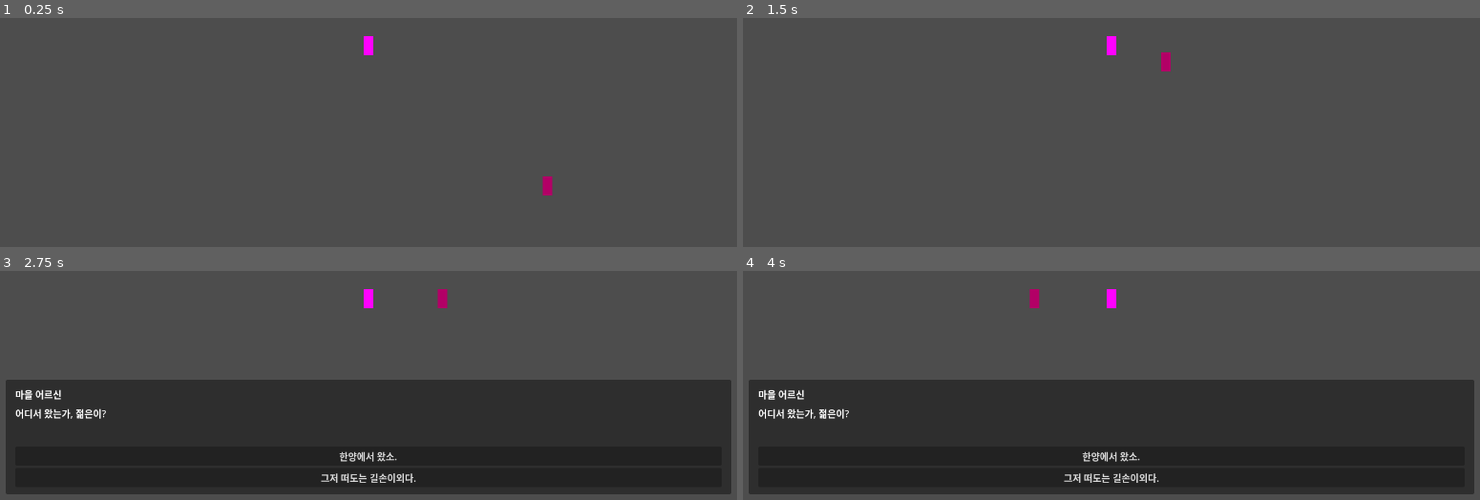
Above: before the commit, frames 1-4 (two rows, left to right).
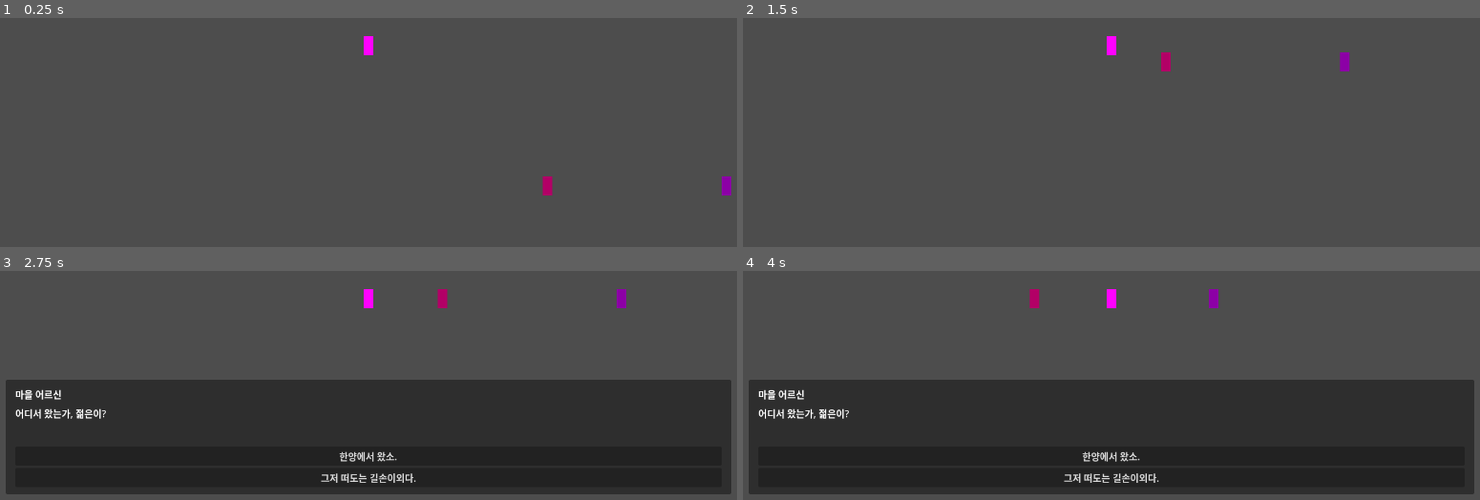
Above: after the commit, the same moments.

Repository: ksjmgrkks/joseon-rpg
Game: Godot game, scene res://scenes/levels/TestLevel.tscn
The game is run twice, just before and just after one commit, with the same random seed, the same clock (stepped at 60 frames per second) and the same inputs. The project has no main scene, so this scene is started directly.
Inputs:
- Up to frame 1 (0.25 s): no input
- Up to frame 2 (1.5 s): hold D (move_right) from 0.53 s (still down); tap J (attack) at 0.6, 1.35 s; tap Space (jump) at 0.77 s
- Up to frame 3 (2.75 s): tap Space (jump) at 1.52 s; release D (move_right) at 2.03 s; hold A (move_left) from 2.03 s (still down); hold E (interact) from 2.03 s (still down); tap J (attack) at 2.3 s
- Up to frame 4 (4 s): release A (move_left) at 2.78 s; release E (interact) at 2.78 s; hold D (move_right) from 2.78 s (still down); tap J (attack) at 2.85, 3.6 s; tap Space (jump) at 3.02, 3.77 s

The runs differ from the first frame. In frame 1, 0.1% of the frame differs, in the area x 97-100%, y 69-78%; in frame 2, 0.1%, in the area x 80-83%, y 15-24%; in frame 3, 0.1%; in frame 4, 0.1%.

Commit message:
feat(phase-1): 전투 기본 시스템 — Hitbox/Hurtbox/HealthComponent + Dummy 적
class_name 컴포넌트 3종:
- scripts/combat/hitbox.gd (Hitbox) — Area2D. activate(duration)으로 짧게 활성. damage·knockback export.
- scripts/combat/hurtbox.gd (Hurtbox) — Area2D. Hitbox와 area_entered 시 hurt(damage, knockback, attacker) 시그널. 같은 부모(=자기 공격)는 무시.
- scripts/combat/health_component.gd (HealthComponent) — hp/max_hp/take_damage/heal + hp_changed·died 시그널. hurtbox_path로 자동 연결.

Player 강화 (Player.tscn + player.gd):
- Hurtbox + AttackHitbox(damage 15, knockback 240) + HealthComponent(max_hp 100) 자식 추가
- 'attack' 입력 시 _do_attack() — 바라보는 방향으로 hitbox 위치 조정 후 0.18초 활성
- HP 변화·사망 콘솔 로그 (사망 시 위치 리셋 + heal, Phase 1 임시)

Dummy 적 (scenes/enemies/Dummy.tscn + scripts/enemies/dummy.gd):
- CharacterBody2D + 중력 + 푸르스름 placeholder + Hurtbox + HealthComponent(max_hp 40)
- 피격 시 ① modulate 빨강 깜빡 ② knockback x 방향 + 살짝 위로 띄움 ③ hp/사망 콘솔 로그 ④ died→queue_free

TestLevel.tscn — Dummy 1체 추가 (x=800)

헤드리스 테스트 (tests/test_combat.{tscn,gd}) — 3건:
① HealthComponent.take_damage hp 차감/하한 0
② Hurtbox→hurt 시그널→HealthComponent 체인 (전체 픽셀 적용)
③ died 시그널 발사

HUMAN_TASKS 🅘 추가 — Phase 1-3 전투 PC 검증 단계.

Co-Authored-By: Claude Opus 4.7 (1M context) <noreply@anthropic.com>

Diff:
--- /dev/null
+++ b/scenes/enemies/Dummy.tscn
@@ -0,0 +1,35 @@
+[gd_scene load_steps=6 format=3]
+
+[ext_resource type="Script" path="res://scripts/enemies/dummy.gd" id="1_dummy"]
+[ext_resource type="Script" path="res://scripts/combat/hurtbox.gd" id="2_hurtbox"]
+[ext_resource type="Script" path="res://scripts/combat/health_component.gd" id="3_health"]
+
+[sub_resource type="RectangleShape2D" id="RectangleShape2D_body"]
+size = Vector2(16, 32)
+
+[sub_resource type="RectangleShape2D" id="RectangleShape2D_hurt"]
+size = Vector2(18, 34)
+
+[sub_resource type="PlaceholderTexture2D" id="PlaceholderTexture2D_dummy"]
+size = Vector2(16, 32)
+
+[node name="Dummy" type="CharacterBody2D"]
+script = ExtResource("1_dummy")
+
+[node name="Sprite2D" type="Sprite2D" parent="."]
+modulate = Color(0.55, 0.55, 0.65, 1)
+texture = SubResource("PlaceholderTexture2D_dummy")
+
+[node name="CollisionShape2D" type="CollisionShape2D" parent="."]
+shape = SubResource("RectangleShape2D_body")
+
+[node name="Hurtbox" type="Area2D" parent="."]
+script = ExtResource("2_hurtbox")
+
+[node name="HurtboxShape" type="CollisionShape2D" parent="Hurtbox"]
+shape = SubResource("RectangleShape2D_hurt")
+
+[node name="HealthComponent" type="Node" parent="."]
+script = ExtResource("3_health")
+max_hp = 40.0
+hurtbox_path = NodePath("../Hurtbox")
--- a/scenes/levels/TestLevel.tscn
+++ b/scenes/levels/TestLevel.tscn
@@ -1,7 +1,8 @@
-[gd_scene load_steps=4 format=3]
+[gd_scene load_steps=5 format=3]
 
 [ext_resource type="PackedScene" path="res://scenes/player/Player.tscn" id="1_player"]
 [ext_resource type="PackedScene" path="res://scenes/npc/Npc.tscn" id="2_npc"]
+[ext_resource type="PackedScene" path="res://scenes/enemies/Dummy.tscn" id="3_dummy"]
 
 [sub_resource type="RectangleShape2D" id="RectangleShape2D_ground"]
 size = Vector2(1280, 32)
@@ -21,3 +22,6 @@
 
 [node name="Villager" parent="." instance=ExtResource("2_npc")]
 position = Vector2(500, 668)
+
+[node name="Dummy" parent="." instance=ExtResource("3_dummy")]
+position = Vector2(800, 668)
--- a/scenes/player/Player.tscn
+++ b/scenes/player/Player.tscn
@@ -1,9 +1,18 @@
-[gd_scene load_steps=4 format=3]
+[gd_scene load_steps=9 format=3]
 
 [ext_resource type="Script" path="res://scripts/player/player.gd" id="1_player"]
+[ext_resource type="Script" path="res://scripts/combat/hurtbox.gd" id="2_hurtbox"]
+[ext_resource type="Script" path="res://scripts/combat/hitbox.gd" id="3_hitbox"]
+[ext_resource type="Script" path="res://scripts/combat/health_component.gd" id="4_health"]
 
 [sub_resource type="RectangleShape2D" id="RectangleShape2D_player"]
 size = Vector2(16, 32)
+
+[sub_resource type="RectangleShape2D" id="RectangleShape2D_hurt"]
+size = Vector2(18, 34)
+
+[sub_resource type="RectangleShape2D" id="RectangleShape2D_hit"]
+size = Vector2(24, 24)
 
 [sub_resource type="PlaceholderTexture2D" id="PlaceholderTexture2D_player"]
 size = Vector2(16, 32)
@@ -16,3 +25,23 @@
 
 [node name="CollisionShape2D" type="CollisionShape2D" parent="."]
 shape = SubResource("RectangleShape2D_player")
+
+[node name="Hurtbox" type="Area2D" parent="."]
+script = ExtResource("2_hurtbox")
+
+[node name="HurtboxShape" type="CollisionShape2D" parent="Hurtbox"]
+shape = SubResource("RectangleShape2D_hurt")
+
+[node name="AttackHitbox" type="Area2D" parent="."]
+position = Vector2(16, 0)
+script = ExtResource("3_hitbox")
+damage = 15.0
+knockback = 240.0
+
+[node name="HitboxShape" type="CollisionShape2D" parent="AttackHitbox"]
+shape = SubResource("RectangleShape2D_hit")
+
+[node name="HealthComponent" type="Node" parent="."]
+script = ExtResource("4_health")
+max_hp = 100.0
+hurtbox_path = NodePath("../Hurtbox")
--- /dev/null
+++ b/scripts/combat/health_component.gd
@@ -0,0 +1,43 @@
+extends Node
+class_name HealthComponent
+##
+## 체력 컴포넌트. 부모 노드(또는 export로 지정된 Hurtbox)에서 발생하는 hurt 시그널을 받아 처리.
+## 시그널: hp_changed(hp, max_hp), died.
+##
+
+signal hp_changed(hp: float, max_hp: float)
+signal died
+
+@export var max_hp: float = 100.0
+@export var hurtbox_path: NodePath
+
+var hp: float
+
+
+func _ready() -> void:
+    hp = max_hp
+    if hurtbox_path != NodePath(""):
+        var hb := get_node_or_null(hurtbox_path) as Hurtbox
+        if hb:
+            hb.hurt.connect(_on_hurt)
+
+
+func _on_hurt(damage: float, _knockback: float, attacker: Node) -> void:
+    take_damage(damage, attacker)
+
+
+## 외부에서도 직접 호출 가능.
+func take_damage(amount: float, _source: Node = null) -> void:
+    if hp <= 0.0:
+        return
+    hp = maxf(0.0, hp - amount)
+    hp_changed.emit(hp, max_hp)
+    if hp <= 0.0:
+        died.emit()
+
+
+func heal(amount: float) -> void:
+    if hp <= 0.0:
+        return
+    hp = minf(max_hp, hp + amount)
+    hp_changed.emit(hp, max_hp)
--- /dev/null
+++ b/scripts/combat/hitbox.gd
@@ -0,0 +1,23 @@
+extends Area2D
+class_name Hitbox
+##
+## 공격 판정 영역. 짧게 활성화 → Hurtbox와 겹치면 데미지 발생.
+## monitorable=true 면 다른 Area2D(Hurtbox)가 area_entered로 이 노드를 감지함.
+##
+
+@export var damage: float = 10.0
+@export var knockback: float = 200.0  # px/s, 양수면 hitbox→target 방향으로 밀려남
+
+
+func _ready() -> void:
+    monitoring = false
+    monitorable = false
+
+
+## 짧은 시간 동안 활성화. 끝나면 비활성으로 복귀.
+func activate(duration: float = 0.15) -> void:
+    monitoring = true
+    monitorable = true
+    await get_tree().create_timer(duration).timeout
+    monitoring = false
+    monitorable = false
--- /dev/null
+++ b/scripts/combat/hurtbox.gd
@@ -0,0 +1,28 @@
+extends Area2D
+class_name Hurtbox
+##
+## 피격 판정 영역. Hitbox와 겹치면 hurt 시그널 발사.
+## 같은 부모의 Hitbox(=자기 자신의 공격)는 무시.
+##
+
+signal hurt(damage: float, knockback: float, attacker: Node)
+
+
+func _ready() -> void:
+    monitoring = true
+    monitorable = true
+    area_entered.connect(_on_area_entered)
+
+
+func _on_area_entered(area: Area2D) -> void:
+    if not (area is Hitbox):
+        return
+    # 같은 부모(=자기 자신)의 hitbox는 무시
+    if area.get_parent() == get_parent():
+        return
+    var hb := area as Hitbox
+    var attacker := area.get_parent()
+    var dir_x := signf(global_position.x - area.global_position.x)
+    if dir_x == 0.0:
+        dir_x = 1.0
+    hurt.emit(hb.damage, hb.knockback * dir_x, attacker)
--- /dev/null
+++ b/scripts/enemies/dummy.gd
@@ -0,0 +1,54 @@
+extends CharacterBody2D
+##
+## 더미 적 — Phase 1 전투 테스트용. 가만히 서있고, 피격되면 HP 깎이다 0에서 사라짐.
+## 콘솔 로그로 피격/사망 확인. 시각 표현(피격 반짝임·HP 바)은 추후.
+##
+
+const GRAVITY: float = 980.0
+const KNOCKBACK_DECAY: float = 1200.0  # px/s² 마찰
+
+@onready var sprite: Sprite2D = $Sprite2D
+@onready var health: HealthComponent = $HealthComponent
+@onready var hurtbox: Hurtbox = $Hurtbox
+
+var _knockback_vel: float = 0.0
+
+
+func _ready() -> void:
+    add_to_group("enemy")
+    hurtbox.hurt.connect(_on_hurt)
+    health.hp_changed.connect(_on_hp_changed)
+    health.died.connect(_on_died)
+
+
+func _physics_process(delta: float) -> void:
+    if not is_on_floor():
+        velocity.y += GRAVITY * delta
+    # 넉백 감속
+    if absf(_knockback_vel) > 0.0:
+        var sign_v := signf(_knockback_vel)
+        _knockback_vel = move_toward(_knockback_vel, 0.0, KNOCKBACK_DECAY * delta)
+        velocity.x = _knockback_vel
+    else:
+        velocity.x = 0.0
+    move_and_slide()
+
+
+func _on_hurt(damage: float, knockback: float, _attacker: Node) -> void:
+    _knockback_vel = knockback
+    # 살짝 위로 띄움 (있으면 더 맛있는 피격감)
+    velocity.y = -160.0
+    if sprite:
+        sprite.modulate = Color(1, 0.5, 0.5, 1)
+        await get_tree().create_timer(0.08).timeout
+        if is_instance_valid(sprite):
+            sprite.modulate = Color(0.55, 0.55, 0.65, 1)
+
+
+func _on_hp_changed(hp: float, max_hp: float) -> void:
+    print("[Dummy] HP %.0f / %.0f" % [hp, max_hp])
+
+
+func _on_died() -> void:
+    print("[Dummy] died")
+    queue_free()
--- a/scripts/player/player.gd
+++ b/scripts/player/player.gd
@@ -1,15 +1,25 @@
 extends CharacterBody2D
 ##
-## 주인공 횡스크롤 이동 — Phase 1 골격.
-## 시각 스프라이트는 아직 placeholder. AnimationPlayer 연결은 주인공 idle.png 확정 후.
-## 좌우 이동·점프·중력만 — 전투/콤보는 별도 스크립트로 분리 예정.
+## 주인공 횡스크롤 이동 + 기본 공격 — Phase 1 골격.
+## 시각 스프라이트는 placeholder. AnimationPlayer 연결은 주인공 idle.png 확정 후.
 ##
 
 const SPEED: float = 220.0           # px/s
 const JUMP_VELOCITY: float = -380.0  # px/s (위쪽이 음수)
 const GRAVITY: float = 980.0         # px/s²
+const ATTACK_DURATION: float = 0.18  # 공격 hitbox 활성 시간(초)
 
 @onready var sprite: Sprite2D = $Sprite2D
+@onready var attack_hitbox: Hitbox = $AttackHitbox
+@onready var health: HealthComponent = $HealthComponent
+
+var _facing_right: bool = true
+
+
+func _ready() -> void:
+    if health:
+        health.hp_changed.connect(_on_hp_changed)
+        health.died.connect(_on_died)
 
 
 func _physics_process(delta: float) -> void:
@@ -21,13 +31,36 @@
     if Input.is_action_just_pressed("jump") and is_on_floor():
         velocity.y = JUMP_VELOCITY
 
-    # 좌우 이동 + 스프라이트 방향
+    # 좌우 이동 + 방향 갱신
     var direction := Input.get_axis("move_left", "move_right")
     if absf(direction) > 0.0:
         velocity.x = direction * SPEED
+        _facing_right = direction > 0.0
         if sprite:
-            sprite.flip_h = direction < 0.0
+            sprite.flip_h = not _facing_right
     else:
         velocity.x = move_toward(velocity.x, 0.0, SPEED)
 
+    # 공격
+    if Input.is_action_just_pressed("attack"):
+        _do_attack()
+
     move_and_slide()
+
+
+func _do_attack() -> void:
+    if attack_hitbox == null:
+        return
+    attack_hitbox.position.x = 16.0 if _facing_right else -16.0
+    attack_hitbox.activate(ATTACK_DURATION)
+
+
+func _on_hp_changed(hp: float, max_hp: float) -> void:
+    print("[Player] HP %.0f / %.0f" % [hp, max_hp])
+
+
+func _on_died() -> void:
+    print("[Player] died — 위치 리셋(Phase 1 임시)")
+    position = Vector2(200, 400)
+    velocity = Vector2.ZERO
+    health.heal(health.max_hp)
--- /dev/null
+++ b/tests/test_combat.gd
@@ -0,0 +1,101 @@
+extends Node
+##
+## 헤드리스 전투 시스템 검증.
+## 실행: `godot --headless res://tests/test_combat.tscn`
+##
+
+const PASS := "PASS"
+const FAIL := "FAIL"
+
+
+func _ready() -> void:
+    print("=== test_combat ===")
+    var results: Array[Dictionary] = []
+    results.append(await _check_take_damage())
+    results.append(await _check_hurtbox_to_health_chain())
+    results.append(await _check_death_signal())
+
+    var failed := 0
+    for r in results:
+        print("[%s] %s" % [r.status, r.name])
+        if r.status == FAIL:
+            failed += 1
+            print("  reason: %s" % r.reason)
+    print("=== %d/%d passed ===" % [results.size() - failed, results.size()])
+    get_tree().quit(0 if failed == 0 else 1)
+
+
+# HealthComponent 단독 단위 테스트
+func _check_take_damage() -> Dictionary:
+    var hc := HealthComponent.new()
+    hc.max_hp = 50.0
+    add_child(hc)
+    await get_tree().process_frame
+    hc.take_damage(15.0)
+    if not is_equal_approx(hc.hp, 35.0):
+        hc.queue_free()
+        return { "name": "health_take_damage", "status": FAIL, "reason": "hp=%.1f, expected 35.0" % hc.hp }
+    hc.take_damage(50.0)
+    if not is_equal_approx(hc.hp, 0.0):
+        hc.queue_free()
+        return { "name": "health_take_damage", "status": FAIL, "reason": "hp=%.1f, expected 0.0" % hc.hp }
+    hc.queue_free()
+    return { "name": "health_take_damage", "status": PASS, "reason": "" }
+
+
+# Hurtbox→hurt 시그널→HealthComponent 체인
+func _check_hurtbox_to_health_chain() -> Dictionary:
+    var root := Node2D.new()
+    add_child(root)
+
+    # Hurtbox 만들기
+    var hurt := Hurtbox.new()
+    var hurt_shape := CollisionShape2D.new()
+    hurt_shape.shape = RectangleShape2D.new()
+    (hurt_shape.shape as RectangleShape2D).size = Vector2(20, 20)
+    hurt.add_child(hurt_shape)
+    root.add_child(hurt)
+
+    var hc := HealthComponent.new()
+    hc.max_hp = 30.0
+    hc.hurtbox_path = hurt.get_path()
+    root.add_child(hc)
+    await get_tree().process_frame
+
+    # Hitbox 만들기 (attacker)
+    var attacker := Node2D.new()
+    add_child(attacker)
+    var hit := Hitbox.new()
+    hit.damage = 12.0
+    var hit_shape := CollisionShape2D.new()
+    hit_shape.shape = RectangleShape2D.new()
+    (hit_shape.shape as RectangleShape2D).size = Vector2(16, 16)
+    hit.add_child(hit_shape)
+    attacker.add_child(hit)
+
+    # 같은 위치에 두고 activate → 다음 물리 프레임에 area_entered
+    hurt.global_position = Vector2.ZERO
+    hit.global_position = Vector2.ZERO
+    hit.activate(0.05)
+    await get_tree().physics_frame
+    await get_tree().physics_frame
+
+    var ok := is_equal_approx(hc.hp, 18.0)
+    var reason := "" if ok else "hp=%.1f, expected 18.0" % hc.hp
+    root.queue_free()
+    attacker.queue_free()
+    return { "name": "hurtbox_health_chain", "status": PASS if ok else FAIL, "reason": reason }
+
+
+# died 시그널
+func _check_death_signal() -> Dictionary:
+    var hc := HealthComponent.new()
+    hc.max_hp = 10.0
+    add_child(hc)
+    await get_tree().process_frame
+    var hit := { "v": false }
+    hc.died.connect(func() -> void: hit.v = true)
+    hc.take_damage(15.0)
+    var ok := hit.v and is_equal_approx(hc.hp, 0.0)
+    hc.queue_free()
+    return { "name": "death_signal", "status": PASS if ok else FAIL, "reason": "" if ok else "died not emitted or hp wrong" }
--- /dev/null
+++ b/tests/test_combat.tscn
@@ -0,0 +1,6 @@
+[gd_scene load_steps=2 format=3]
+
+[ext_resource type="Script" path="res://tests/test_combat.gd" id="1_test"]
+
+[node name="TestRunner" type="Node"]
+script = ExtResource("1_test")
Not shown, changed: docs/HUMAN_TASKS.md
